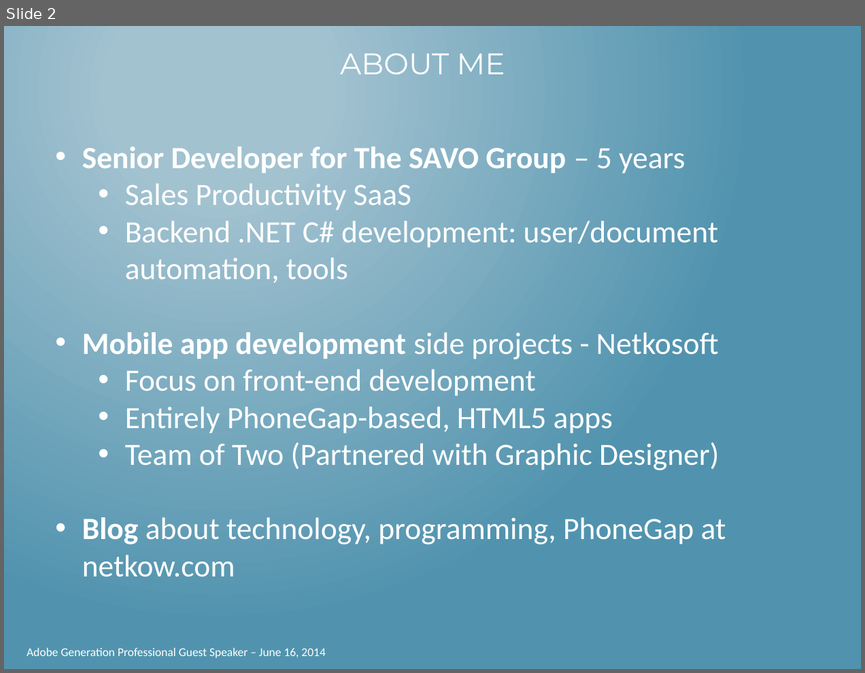
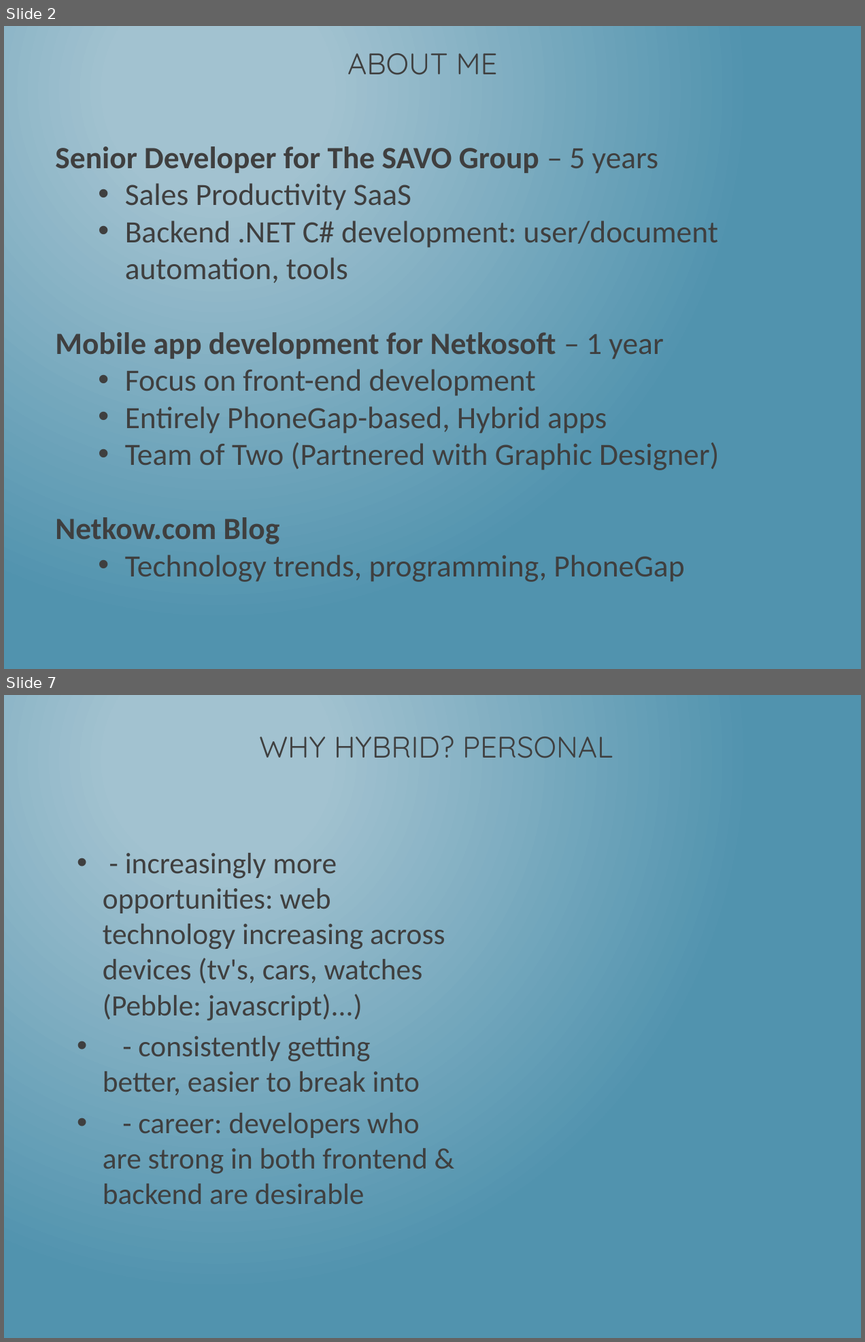
Before and after one commit to dotNetkow/Presentations, a slide deck: That Conference 2014/Building PhoneGap Mobile App w KendoUI.pptx. Shown one above the other, each under a label of ours: slide 2 before the commit, slides 2 and 7 after it; the slides between them are not shown. The pictures are 865x673 and 865x1342 pixels, drawn with LibreOffice and Linux fonts; fonts in the diff are those of the drawing. Boxes give left, top, right and bottom in pixels: in the first picture for what was removed or moved away, otherwise in the second. Text is boxed around its words. In the diff, an @@ line names an element or a change of style, - is before the commit and + after.

```diff
--- a/That Conference 2014/Building PhoneGap Mobile App w KendoUI.pptx
+++ b/That Conference 2014/Building PhoneGap Mobile App w KendoUI.pptx
@@ slide 7 added at [4,695,861,1338], background gradient #A3C3D1 to #5194AF @@
@@ title added at [259,736,613,758], 25 pt, text #3F3F3F @@
+WHY HYBRID? PERSONAL
@@ text added at [103,853,445,1204], 24.8 pt, text #3F3F3F @@
+• - increasingly more opportunities: web technology increasing across devices (tv's, cars, watches (Pebble: javascript)...)
+• - consistently getting better, easier to break into
+• - career: developers who are strong in both frontend & backend are desirable
@@ slide 2 changed as well @@
@@ title "ABOUT ME" at [347,53,498,75]: font Montserrat to Quicksand, text colour #FFFFFF to #3F3F3F @@
@@ text at [55,146,719,470]: text colour #FFFFFF to #3F3F3F in "Senior Developer for The SAVO Group – ...", "Sales Productivity SaaS", "Backend .NET C# development: user/document automation, tools", "Focus on front-end development" and 1 more places; bullet • to none @@
@@ text at [55,332,663,359]: text changed; text colour #FFFFFF to #3F3F3F; bold on @@
-• Mobile app development side projects - Netkosoft
+Mobile app development for Netkosoft – 1 year
@@ text at [125,406,606,433]: text changed; text colour #FFFFFF to #3F3F3F @@
-  • Entirely PhoneGap-based, HTML5 apps
+  • Entirely PhoneGap-based, Hybrid apps
@@ text at [55,517,684,582]: text changed; text colour #FFFFFF to #3F3F3F @@
-• Blog about technology, programming, PhoneGap at netkow.com
+Netkow.com Blog
+  • Technology trends, programming, PhoneGap
@@ text removed at [26,648,325,658] @@
-Adobe Generation Professional Guest Speaker – June 16, 2014
```
Also in this commit, not shown: 9 other slides changed, 12 other slides added, 1 slide removed.
